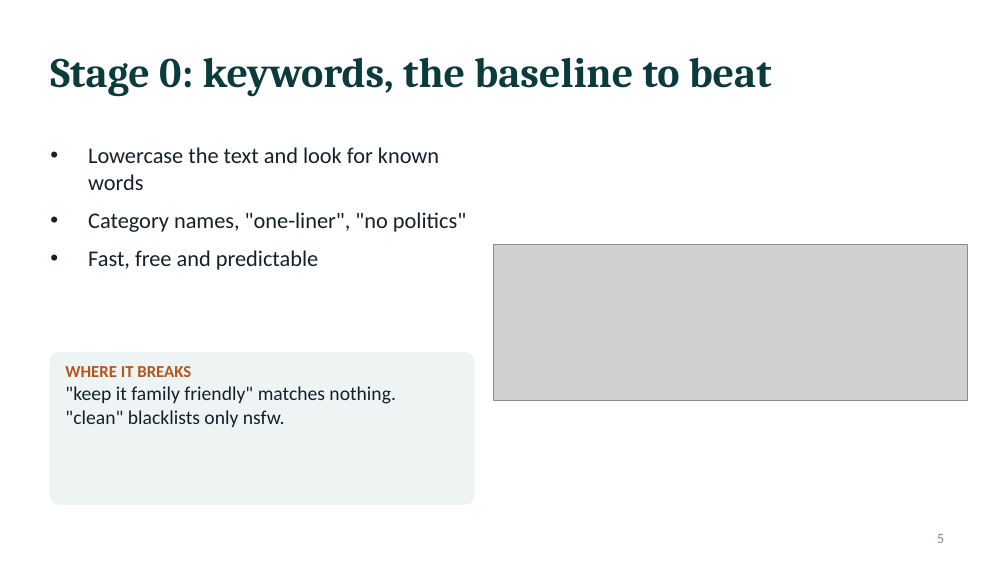
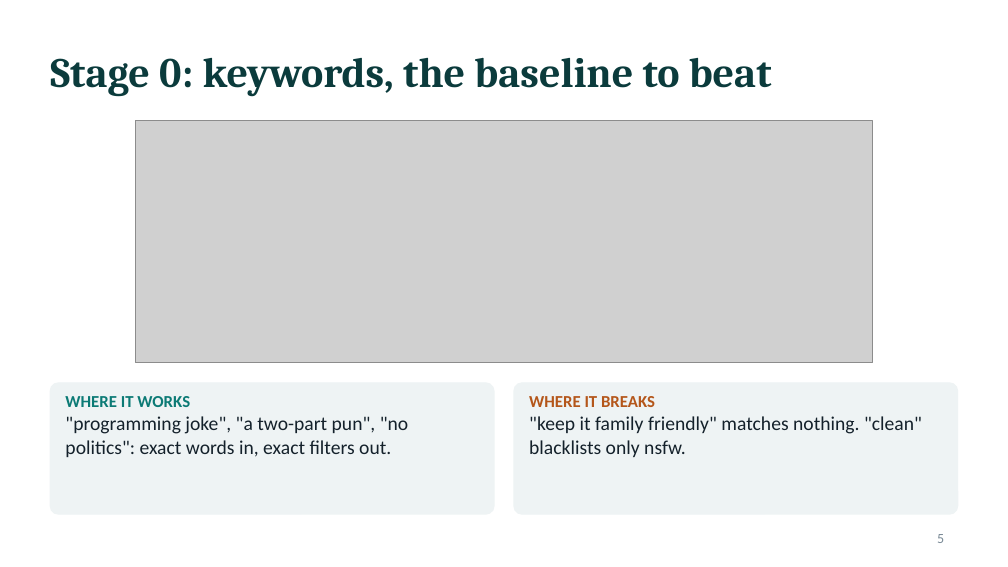
Before and after one commit to AriT93/agent-lab, a slide deck: slide 5 of docs/agent-lab-guide.pptx. Drawn at 1008x567 pixels with LibreOffice and Linux fonts; fonts in the diff are those of the drawing; grey boxes stand for pictures. Boxes give left, top, right and bottom in pixels: in the first picture for what was removed or moved away, otherwise in the second. Text is boxed around its words. In the diff, an @@ line names an element or a change of style, - is before the commit and + after.

```diff
--- a/docs/agent-lab-guide.pptx
+++ b/docs/agent-lab-guide.pptx
@@ text removed at [88,147,466,270] @@
-• Lowercase the text and look for known words
-• Category names, "one-liner", "no politics"
-• Fast, free and predictable
@@ picture added at [135,121,872,363] @@
@@ picture removed at [494,245,968,400] @@
@@ rounded rectangle: place and size @@
-rounded rectangle at [50,353,474,504]
+rounded rectangle at [50,383,494,514]
@@ rounded rectangle at [50,383,494,514]: proportions changed @@
@@ rounded rectangle added at [514,383,958,514], fill #EEF3F4, outline #EEF3F4 1 pt @@
@@ text added at [65,396,408,457], 14 pt, text #14212B @@
+WHERE IT WORKS
+"programming joke", "a two-part pun", "no politics": exact words in, exact filters out.
@@ text "WHERE IT BREAKS" rewrapped from [65,366,395,427] to [529,396,922,457] @@
```
Also in this commit, not shown: 7 other slides changed, 3 slides added, 2 slides removed, 1 other file.
